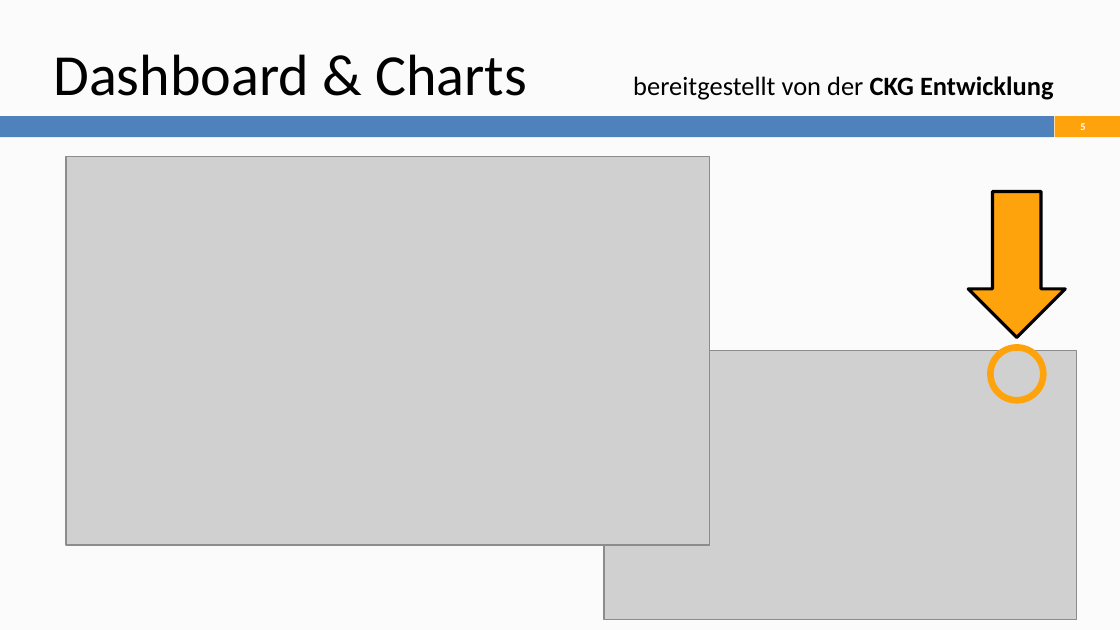
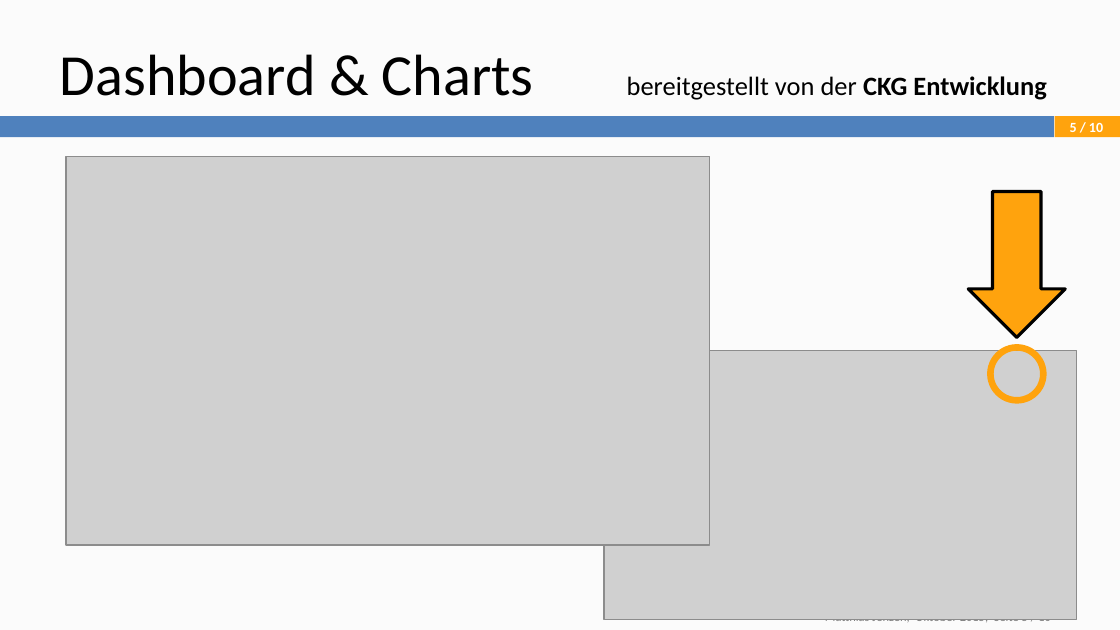
Before and after one commit to runmat/mj, a slide deck: slide 5 of Jahresziele/2015/Dashboard/Dashboard.pptx. Drawn at 1120x630 pixels with LibreOffice and Linux fonts; fonts in the diff are those of the drawing; grey boxes stand for pictures. Boxes give left, top, right and bottom in pixels: in the first picture for what was removed or moved away, otherwise in the second. Text is boxed around its words. In the diff, an @@ line names an element or a change of style, - is before the commit and + after.

Commit message:
final work on Dashboard Presentation

```diff
--- a/Jahresziele/2015/Dashboard/Dashboard.pptx
+++ b/Jahresziele/2015/Dashboard/Dashboard.pptx
@@ text "Dashboard & Charts bereitgestellt von ..." rewrapped from bbox=[53, 54, 1054, 100] to bbox=[60, 54, 1047, 100] @@
@@ page number at bbox=[1070, 122, 1103, 132]: text changed; size 6.7 to 9 pt @@
-5
+5 / 10
```
Also in this commit, not shown: 8 other slides changed, 1 slide added.
